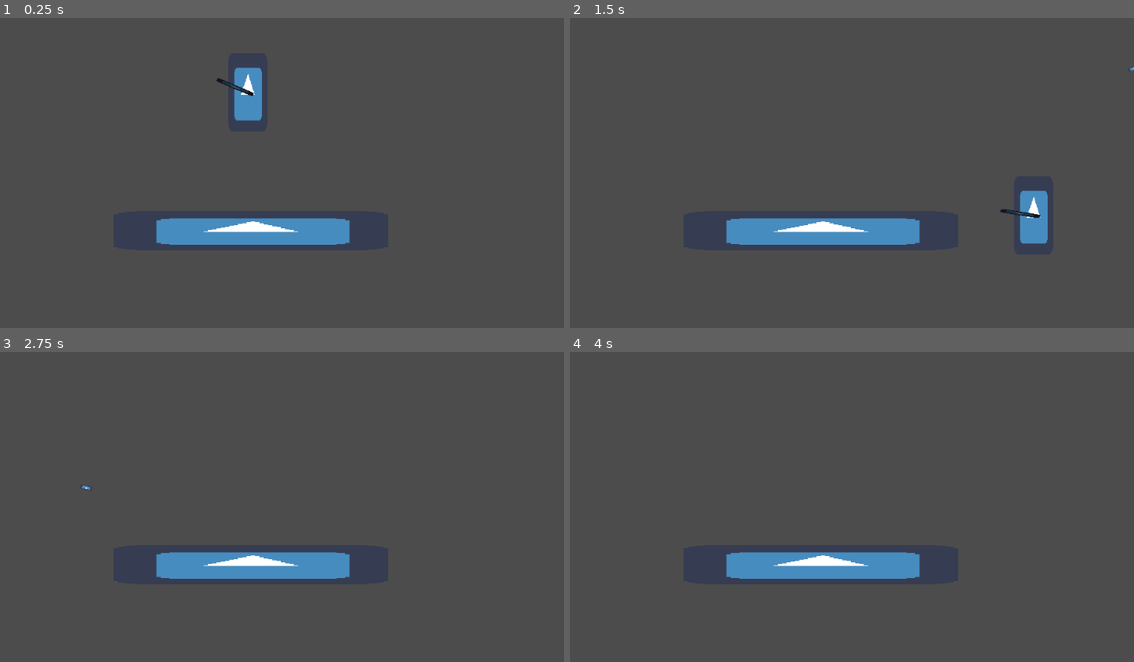
Above: before the commit, frames 1-4 (two rows, left to right).
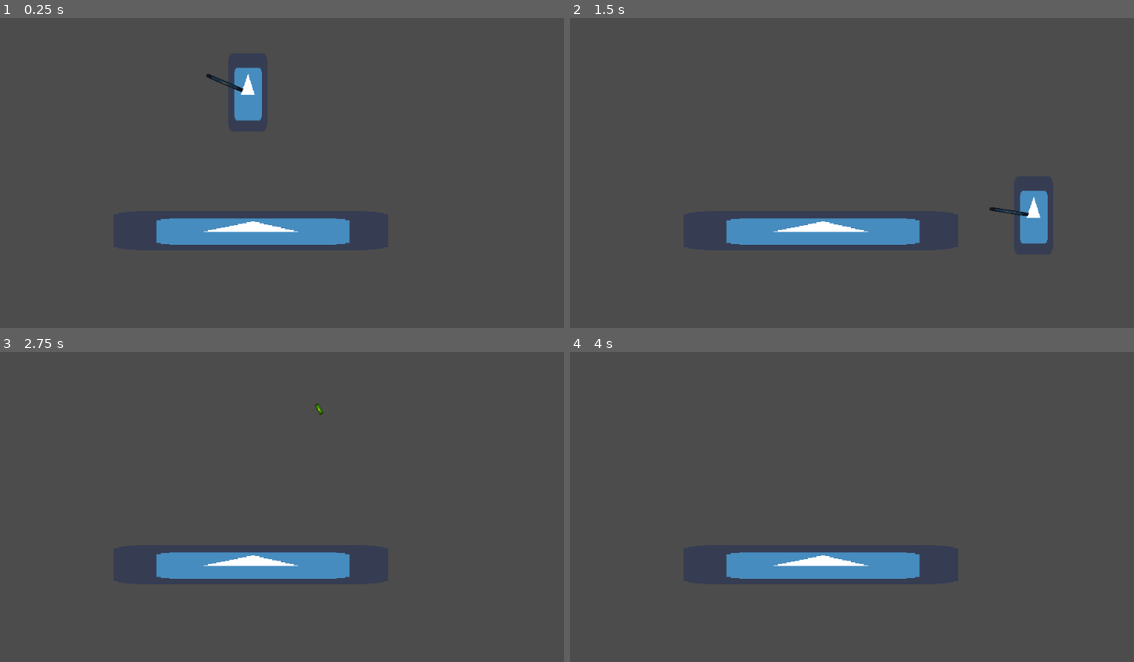
Above: after the commit, the same moments.

Repository: yzn-h/Smubble
Game: Godot game, scene res://Main.tscn
Same seed, same stepped clock (60 frames per second), same inputs: the game is played once before the commit and once after it. The engine's default icon, where the game draws it, is replaced by a stand-in: a white triangle on a blue panel in a dark square.
Inputs (mouse positions are in pixels of both pictures, inside the frame that each line leads up to):
- Up to frame 1 (0.25 s): no input
- Up to frame 2 (1.5 s): move the mouse to (959, 126) at 0.52 s; press the mouse at (959, 126) at 0.53 s; hold D (move_right) from 0.53 s (still down); tap Space (jump) at 0.77, 0.8, 1.07, 1.35 s; move the mouse to (694, 163) at 1.27 s; release the mouse at (694, 163) at 1.28 s
- Up to frame 3 (2.75 s): tap Space (jump) at 1.52, 1.82, 2.3 s; click (124, 497) at 1.55 s; tap Enter at 2 s; move the mouse to (310, 398) at 2.02 s; release D (move_right) at 2.03 s; press the mouse at (310, 398) at 2.03 s; hold A (move_left) from 2.03 s (still down)
- Up to frame 4 (4 s): tap Space (jump) at 2.75, 3.02, 3.32 s; move the mouse to (789, 550) at 2.77 s; release A (move_left) at 2.78 s; release the mouse at (789, 550) at 2.78 s; hold D (move_right) from 2.78 s (still down); click (789, 550) at 2.85 s; tap Enter at 3.5 s; move the mouse to (1009, 534) at 3.52 s; hold Space (jump) from 3.53 s (still down)

The runs differ from the first frame. In frame 1, less than 0.1% of the frame differs, in the area x 36-46%, y 17-26%; in frame 2, less than 0.1%; in frame 3, less than 0.1%; in frame 4, nothing differs.

Commit message:
add_muzzle_flash

Diff:
--- a/Player/Player.gd
+++ b/Player/Player.gd
@@ -5,12 +5,16 @@
 
 
 onready var body = $body
+
 onready var coyoty_timer = $CoyoteTimer
 onready var jump_buffer_timer = $JumpBuffer
 onready var variable_jump_buffer = $VariableJumpBuffer
+onready var attack_cool_down = $AttackCoolDown
+
 onready var end_of_gun = $Weapon/EndOfGun
 onready var gun_direction = $Weapon/GunDirection
 onready var weapon = $Weapon
+onready var animation_player = $Weapon/AnimationPlayer
 
 
 export (PackedScene) var Bullet
@@ -91,10 +95,12 @@
 
 
 func shoot():
-	var bullet_instance = Bullet.instance()
-	var direction = (gun_direction.global_position - end_of_gun.global_position).normalized()
-	emit_signal("player_fired_bullet", bullet_instance, end_of_gun.global_position, direction)
-
+	if attack_cool_down.is_stopped():
+		var bullet_instance = Bullet.instance()
+		var direction = (gun_direction.global_position - end_of_gun.global_position).normalized()
+		emit_signal("player_fired_bullet", bullet_instance, end_of_gun.global_position, direction)
+		attack_cool_down.start()
+		animation_player.play("muzzle_flash")
 
 
 func jump():
@@ -103,5 +109,5 @@
 
 
 func variable_jump():
-	if velocity.y < min_jump_velocity:
+	if !velocity.y >= min_jump_velocity and is_jumping:
 		velocity.y = min_jump_velocity
--- a/Player/Player.tscn
+++ b/Player/Player.tscn
@@ -7,6 +7,35 @@
 
 [sub_resource type="RectangleShape2D" id=1]
 extents = Vector2( 32, 64 )
+
+[sub_resource type="Animation" id=2]
+resource_name = "muzzle_flash"
+length = 0.05
+step = 0.05
+tracks/0/type = "value"
+tracks/0/path = NodePath("MuzzleFlash:visible")
+tracks/0/interp = 1
+tracks/0/loop_wrap = true
+tracks/0/imported = false
+tracks/0/enabled = true
+tracks/0/keys = {
+"times": PoolRealArray( 0, 0.05 ),
+"transitions": PoolRealArray( 1, 1 ),
+"update": 1,
+"values": [ true, false ]
+}
+tracks/1/type = "value"
+tracks/1/path = NodePath("MuzzleFlash:scale")
+tracks/1/interp = 1
+tracks/1/loop_wrap = true
+tracks/1/imported = false
+tracks/1/enabled = true
+tracks/1/keys = {
+"times": PoolRealArray( 0, 0.05 ),
+"transitions": PoolRealArray( 1, 1 ),
+"update": 0,
+"values": [ Vector2( 0.15, 0.4 ), Vector2( 0.055, 0.45 ) ]
+}
 
 [node name="Player" type="KinematicBody2D"]
 script = ExtResource( 1 )
@@ -27,6 +56,10 @@
 
 [node name="VariableJumpBuffer" type="Timer" parent="."]
 
+[node name="AttackCoolDown" type="Timer" parent="."]
+wait_time = 0.129
+one_shot = true
+
 [node name="Weapon" type="Node2D" parent="."]
 script = ExtResource( 4 )
 __meta__ = {
@@ -34,13 +67,23 @@
 }
 
 [node name="EndOfGun" type="Position2D" parent="Weapon"]
-position = Vector2( 68, 0 )
+position = Vector2( 78, 0 )
 
 [node name="GunDirection" type="Position2D" parent="Weapon"]
-position = Vector2( 72, 0 )
+position = Vector2( 85, 0 )
 
 [node name="Sprite" type="Sprite" parent="Weapon"]
 modulate = Color( 0.352941, 0.352941, 0.352941, 1 )
-position = Vector2( 22, 0 )
+position = Vector2( 41, 0 )
 scale = Vector2( 1, 0.1 )
 texture = ExtResource( 2 )
+
+[node name="MuzzleFlash" type="Sprite" parent="Weapon"]
+visible = false
+modulate = Color( 1, 0.360784, 0.360784, 1 )
+position = Vector2( 77, 0 )
+scale = Vector2( 0.055, 0.45 )
+texture = ExtResource( 2 )
+
+[node name="AnimationPlayer" type="AnimationPlayer" parent="Weapon"]
+anims/muzzle_flash = SubResource( 2 )
--- a/Weapon/Bullet.gd
+++ b/Weapon/Bullet.gd
@@ -28,3 +28,7 @@
 
 func _on_KillTimer_timeout():
 	queue_free()
+
+
+func _on_Bullet_body_entered(body):
+	queue_free()
--- a/Weapon/Bullet.tscn
+++ b/Weapon/Bullet.tscn
@@ -4,19 +4,22 @@
 [ext_resource path="res://Weapon/Bullet.gd" type="Script" id=2]
 
 [sub_resource type="RectangleShape2D" id=1]
-extents = Vector2( 10, 4 )
+extents = Vector2( 12, 5 )
 
 [node name="Bullet" type="Area2D"]
 script = ExtResource( 2 )
+speed = 1250
 
 [node name="CollisionShape2D" type="CollisionShape2D" parent="."]
 shape = SubResource( 1 )
 
 [node name="Sprite" type="Sprite" parent="."]
+modulate = Color( 0.756863, 0.976471, 0.0666667, 1 )
 scale = Vector2( 0.3, 0.1 )
 texture = ExtResource( 1 )
 
 [node name="KillTimer" type="Timer" parent="."]
 wait_time = 1.5
 one_shot = true
+[connection signal="body_entered" from="." to="." method="_on_Bullet_body_entered"]
 [connection signal="timeout" from="KillTimer" to="." method="_on_KillTimer_timeout"]
Not shown: 1 places in Player/Player.tscn that only renumber resources
